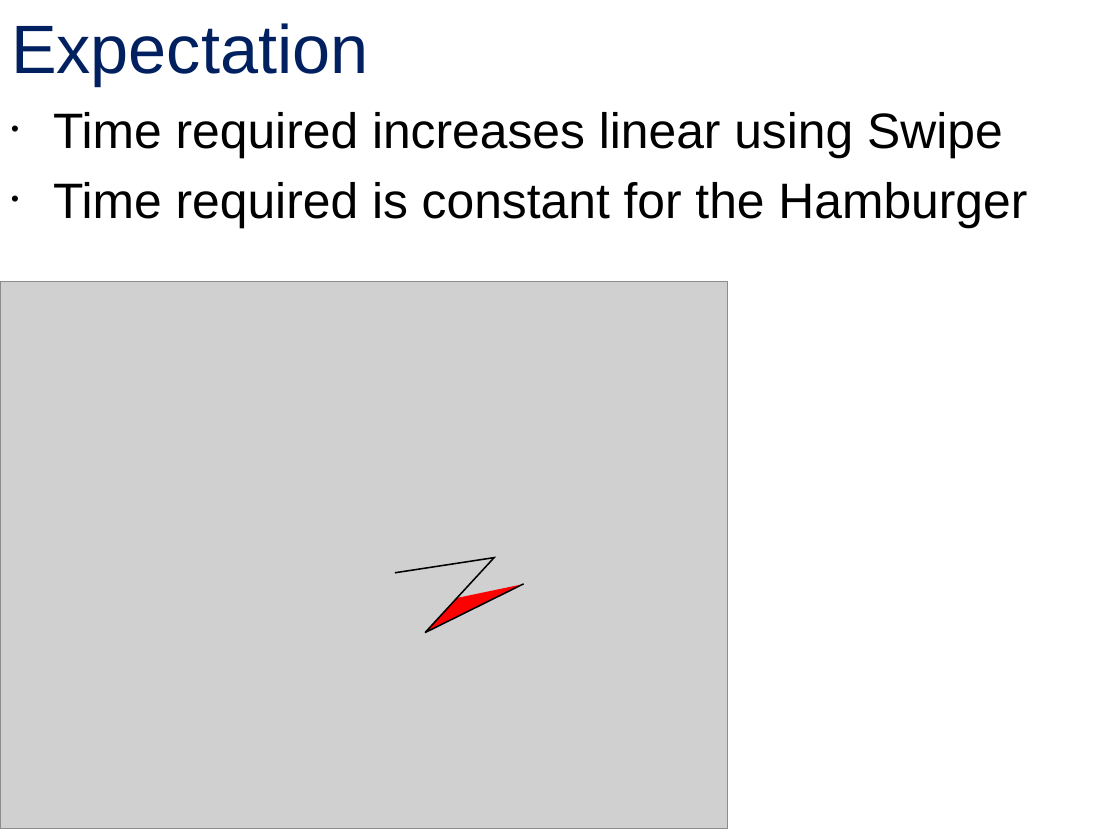
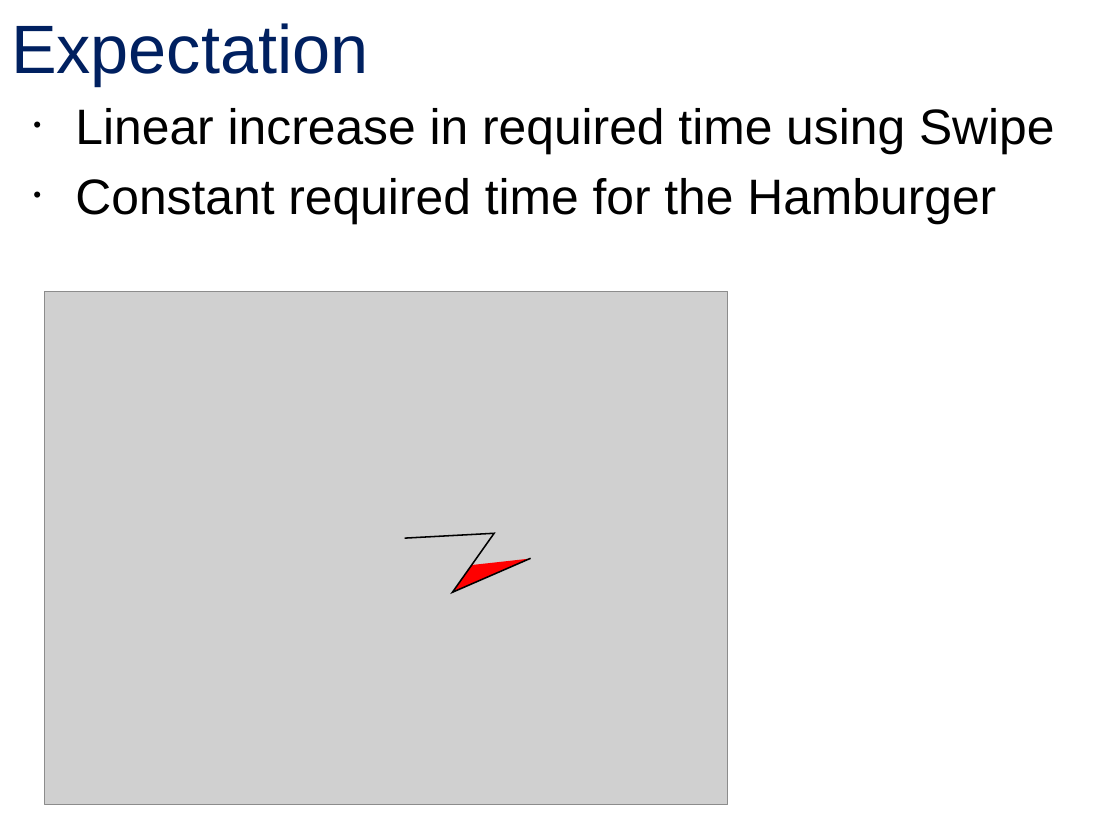
Before and after one commit to blub123muh/hci, a slide deck: slide 4 of presentation/presentation.odp. Drawn at 1120x840 pixels with LibreOffice and Linux fonts; fonts in the diff are those of the drawing; grey boxes stand for pictures; background and template pictures are left out. Boxes give left, top, right and bottom in pixels: in the first picture for what was removed or moved away, otherwise in the second. Text is boxed around its words. In the diff, an @@ line names an element or a change of style, - is before the commit and + after.

```diff
--- a/presentation/presentation.odp
+++ b/presentation/presentation.odp
@@ text at <box>75,108,1055,225</box>: text changed @@
-• Time required increases linear using Swipe
-• Time required is constant for the Hamburger
+• Linear increase in required time using Swipe
+• Constant required time for the Hamburger
@@ picture: place and size @@
-picture at <box>0,281,728,829</box>
+picture at <box>45,291,728,805</box>
@@ freeform shape at <box>373,493,580,685</box>: rotation 42 to 35 degrees; outline redrawn @@
```
Also in this commit, not shown: 4 other slides changed, 2 other files.
